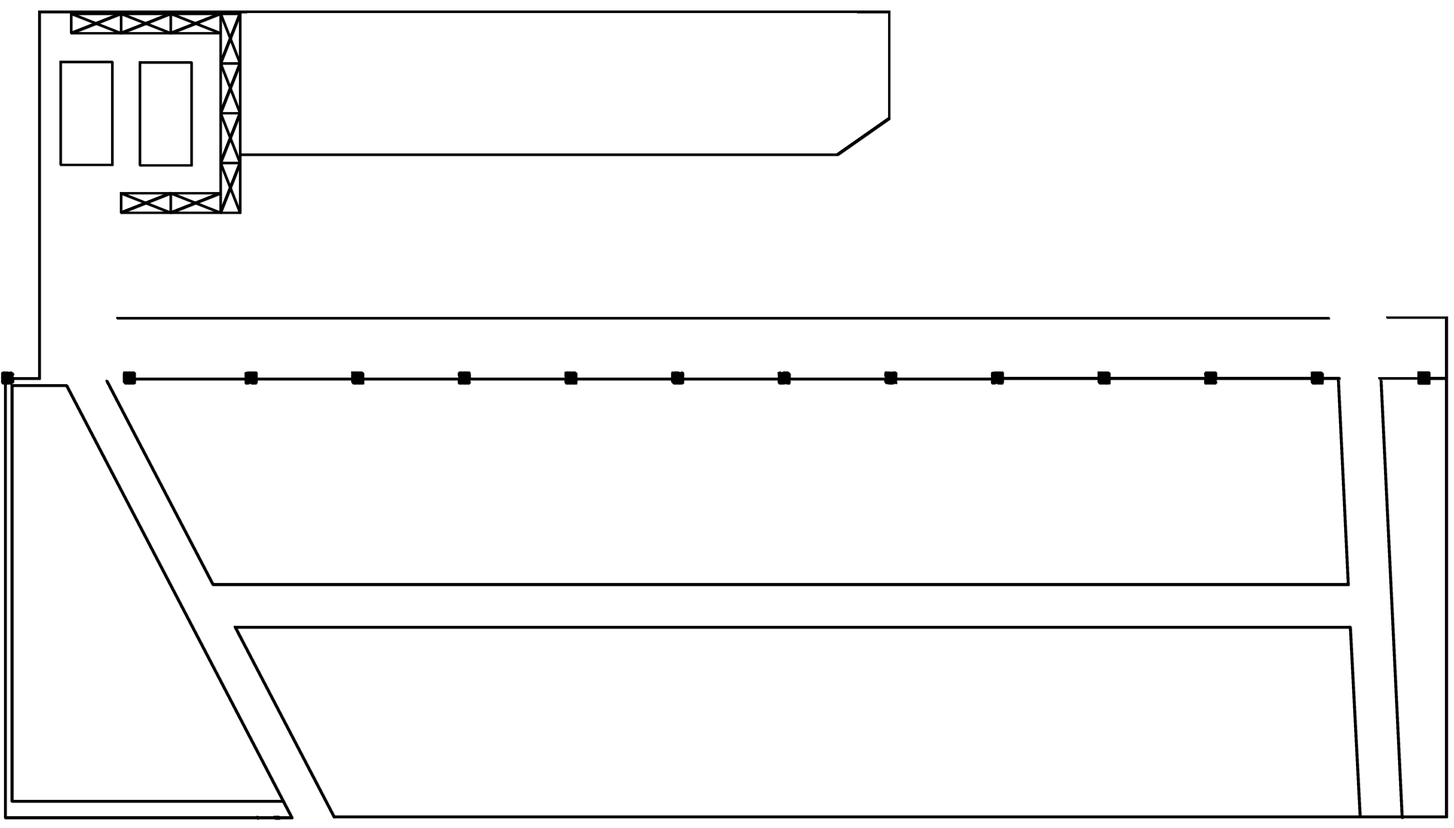
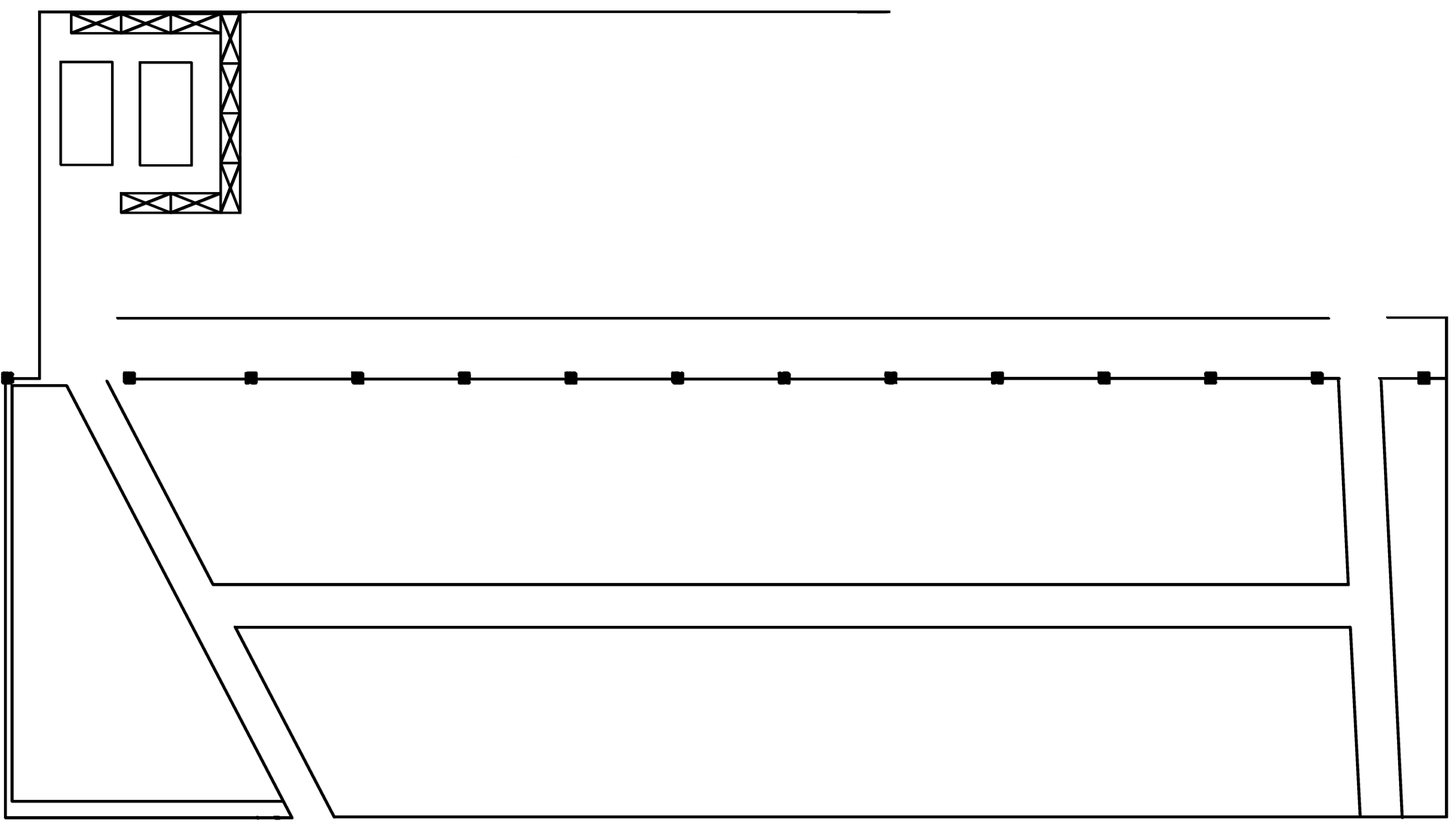
Before/after of a 1454 x 828 layered artwork. What changed in the layer stack:
painted on "hala_skoczow.png" over [240, 10, 891, 158]
